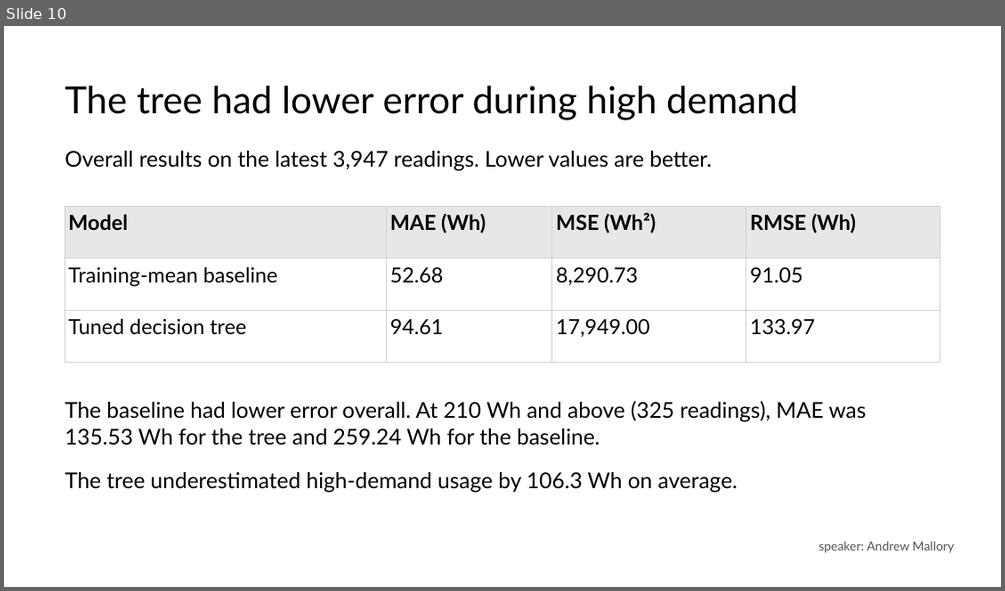
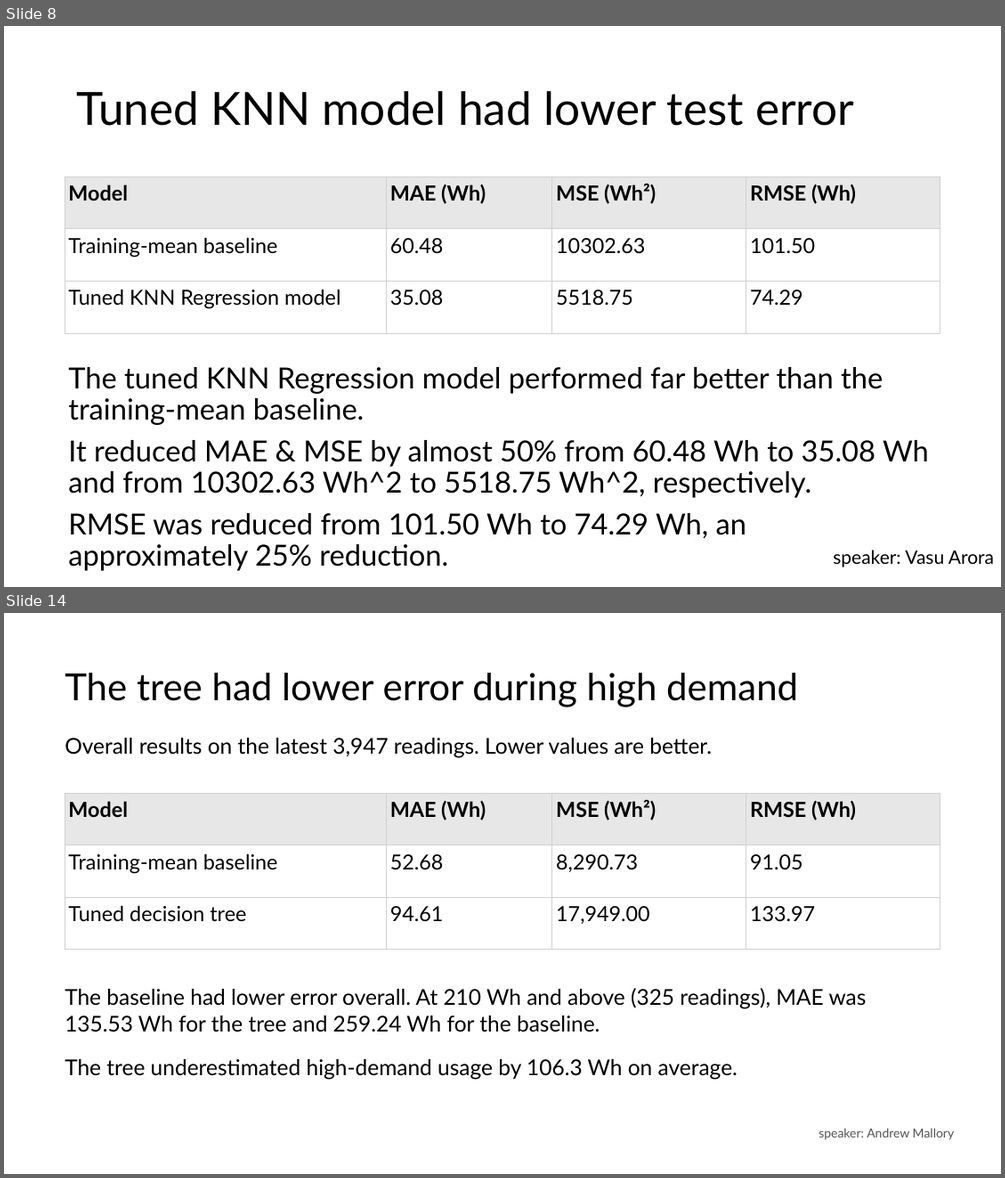
Before and after one commit to va2324/CSC3730-Group3, a slide deck: shared_report_&_presentation/group_presentation.pptx. Shown one above the other, each under a label of ours: slide 10 before the commit, slides 8 and 14 after it; the slides between them are not shown. The pictures are 1005x591 and 1005x1178 pixels, drawn with LibreOffice and Linux fonts; fonts in the diff are those of the drawing. Boxes give left, top, right and bottom in pixels: in the first picture for what was removed or moved away, otherwise in the second. Text is boxed around its words. In the diff, an @@ line names an element or a change of style, - is before the commit and + after.

```diff
--- a/shared_report_&_presentation/group_presentation.pptx
+++ b/shared_report_&_presentation/group_presentation.pptx
@@ slide 8 added at (4,26,1001,587), background #FFFFFF @@
@@ title added at (76,91,854,126), 44 pt, text #000000 @@
+Tuned KNN model had lower test error
@@ table added at (65,177,939,333), 3 rows, 4 columns @@
+Model | MAE (Wh) | MSE (Wh²) | RMSE (Wh)
+Training-mean baseline | 60.48 | 10302.63 | 101.50
+Tuned KNN Regression model | 35.08 | 5518.75 | 74.29
@@ text added at (68,367,929,571), 28 pt, text #000000 @@
+The tuned KNN Regression model performed far better than the training-mean baseline.
+It reduced MAE & MSE by almost 50% from 60.48 Wh to 35.08 Wh and from 10302.63 Wh^2 to 5518.75 Wh^2, respectively.
+RMSE was reduced from 101.50 Wh to 74.29 Wh, an approximately 25% reduction.
@@ text added at (833,549,994,567), 18 pt, text #000000 @@
+speaker: Vasu Arora
@@ what was slide 10 is now slide 14 @@
```
Also in this commit, not shown: 8 slides changed, 16 other slides added, 1 slide removed.
